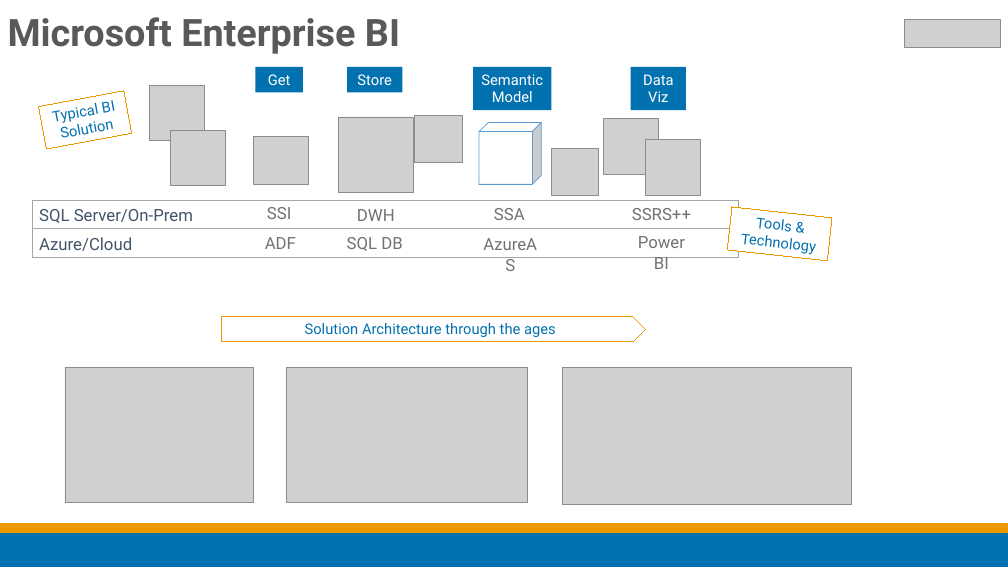
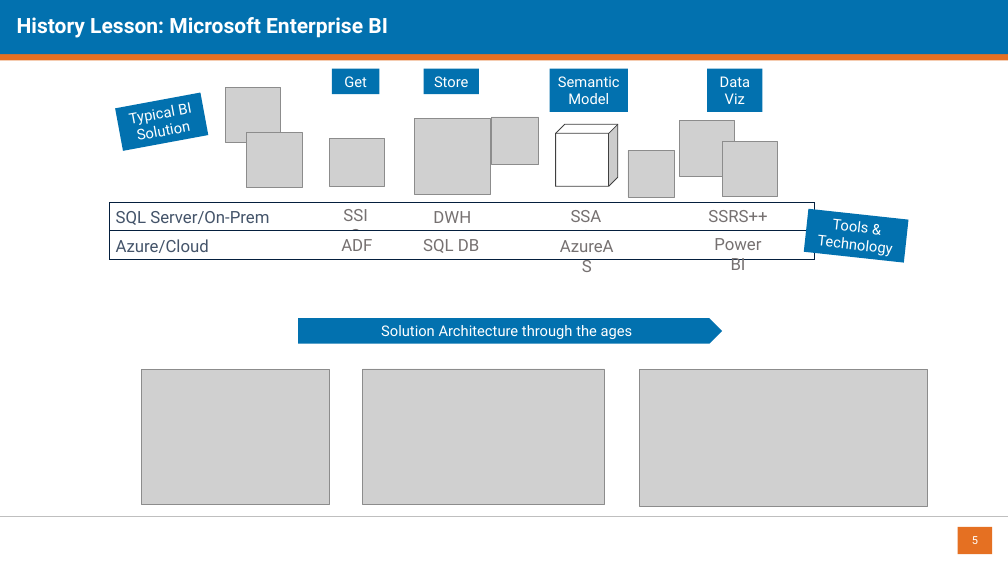
Before and after one commit to datalineo/sessions, a slide deck: slide 5 of Evolve Power BI Architecture/Evolving your Power BI Architecture using Dataflows and Shared Datasets.pptx (slide 3 before the commit). Drawn at 1008x567 pixels with LibreOffice and Linux fonts; fonts in the diff are those of the drawing; grey boxes stand for pictures; background and template pictures are left out. Boxes give left, top, right and bottom in pixels: in the first picture for what was removed or moved away, otherwise in the second. Text is boxed around its words. In the diff, an @@ line names an element or a change of style, - is before the commit and + after.

```diff
--- a/Evolve Power BI Architecture/Evolving your Power BI Architecture using Dataflows and Shared Datasets.pptx
+++ b/Evolve Power BI Architecture/Evolving your Power BI Architecture using Dataflows and Shared Datasets.pptx
@@ rectangle added at [0,6,1008,60], fill #E57022 @@
@@ rectangle added at [0,0,1008,54], fill #0271AF @@
@@ title at [17,17,363,115]: text changed; size 36 to 20 pt; text colour #595959 to #FFFFFF @@
-Microsoft Enterprise BI
+History Lesson: Microsoft Enterprise BI
@@ rectangle "Typical BI Solution": place and size @@
-rectangle "Typical BI Solution" at [38,91,132,149]
+rectangle "Typical BI Solution" at [116,92,209,150]
@@ rectangle "Typical BI Solution" at [116,92,209,150]: text colour #0271AF to #FFFFFF; fill none to #0271AF; outline #ED9800 0.75 pt to none @@
@@ picture removed at [904,20,1001,48] @@
@@ picture removed at [149,85,204,141] @@
@@ picture added at [225,88,281,143] @@
@@ picture removed at [338,117,414,193] @@
@@ picture removed at [414,115,462,163] @@
@@ picture added at [414,119,490,194] @@
@@ picture added at [492,117,539,165] @@
@@ picture removed at [603,119,659,174] @@
@@ picture removed at [170,131,225,186] @@
@@ picture: place and size @@
-picture at [253,137,309,185]
+picture at [247,132,302,188]
@@ picture added at [330,138,385,186] @@
@@ picture removed at [551,148,598,195] @@
@@ 9 texts, 6 rectangles, 3 pictures, 1 pentagon arrow, 1 cube: place and size @@
-9 texts, 6 rectangles, 3 pictures, 1 pentagon arrow, 1 cube at [33,67,851,504]
+9 texts, 6 rectangles, 3 pictures, 1 pentagon arrow, 1 cube at [109,69,927,507]
@@ cube at [556,124,618,186]: outline #5B9BD5 0.75 pt to #404040 0.75 pt @@
@@ picture removed at [646,140,701,195] @@
@@ picture added at [680,121,735,176] @@
@@ picture added at [722,141,777,197] @@
@@ picture added at [628,150,675,197] @@
@@ rectangle at [109,202,814,231]: outline #A5A5A5 0.25 pt to #041F3E 0.25 pt @@
@@ rectangle "Tools & Technology" at [804,209,909,262]: text colour #0271AF to #FFFFFF; fill #FFFFFF to #0271AF; outline #ED9800 0.75 pt to none @@
@@ rectangle: place and size @@
-rectangle at [33,228,738,258]
+rectangle at [109,231,814,260]
@@ rectangle at [109,231,814,260]: outline #A5A5A5 0.25 pt to #041F3E 0.25 pt @@
@@ text "Power BI": place and size @@
-text "Power BI" at [638,236,685,269]
+text "Power BI" at [714,238,761,270]
@@ pentagon arrow "Solution Architecture through the ages" at [298,318,722,344]: text colour #0271AF to #FFFFFF; fill #FFFFFF to #0271AF; outline #ED9800 0.75 pt to none @@
@@ rectangle removed at [0,532,1008,567] @@
@@ rectangle removed at [0,523,1008,532] @@
@@ line added from (0, 516) to (1008, 516), #BFBFBF 0.5 pt @@
@@ page number added at [958,527,993,554], fill #E57022, 10.5 pt, text #FFFFFF @@
+5
```
Also in this commit, not shown: 7 other slides changed, 4 slides added, 4 slides removed, 5 other files.
